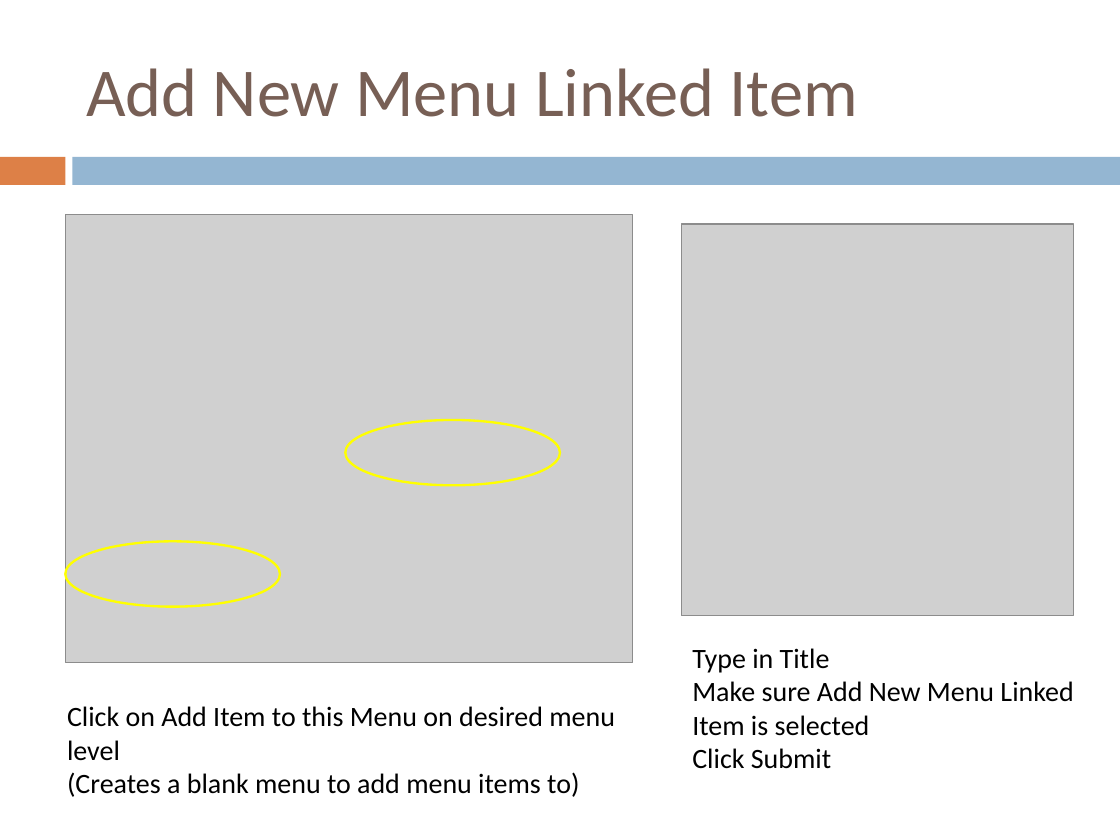
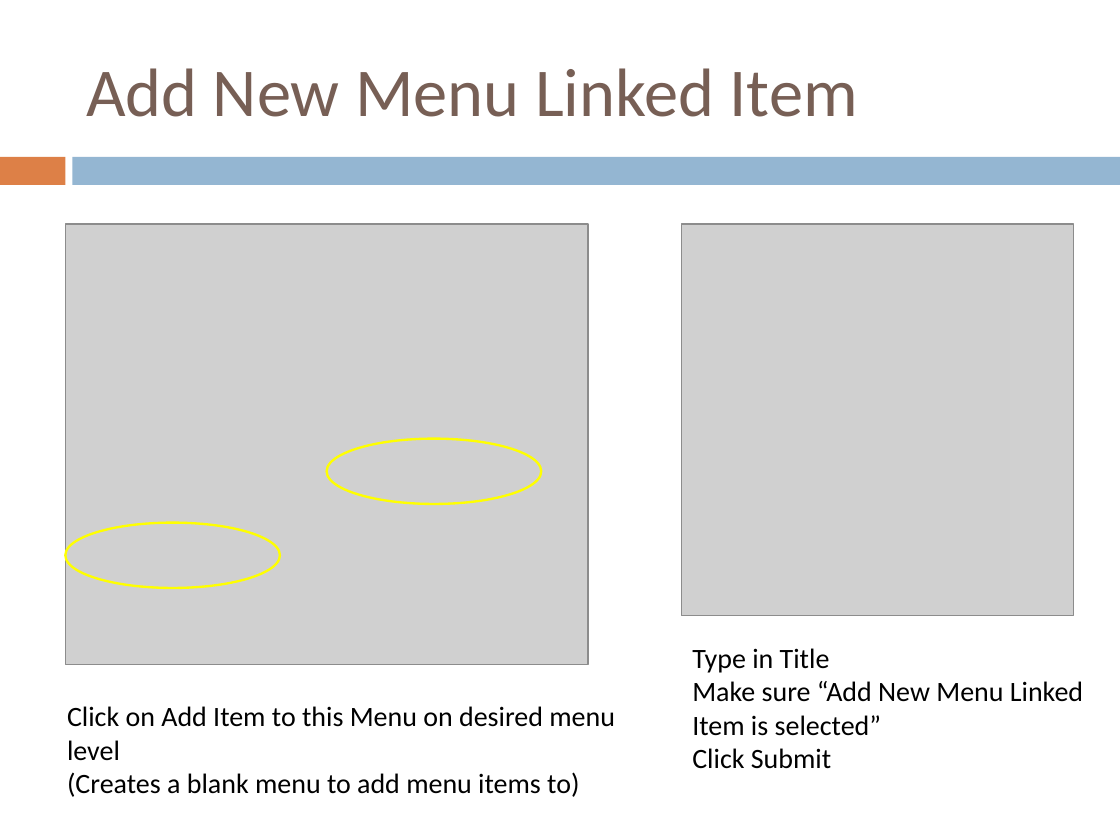
Before and after one commit to anochens/475-Pitt-Health-frontend, a slide deck: slide 7 of data-entry/Data Entry User Guide.pptx. Drawn at 1120x840 pixels with LibreOffice and Linux fonts; fonts in the diff are those of the drawing; grey boxes stand for pictures. Boxes give left, top, right and bottom in pixels: in the first picture for what was removed or moved away, otherwise in the second. Text is boxed around its words. In the diff, an @@ line names an element or a change of style, - is before the commit and + after.

```diff
--- a/data-entry/Data Entry User Guide.pptx
+++ b/data-entry/Data Entry User Guide.pptx
@@ picture resized from (x1=65, y1=215, x2=633, y2=663) to (x1=65, y1=224, x2=588, y2=664) @@
@@ ellipse moved from (x1=345, y1=420, x2=560, y2=485) to (x1=327, y1=439, x2=542, y2=504) @@
@@ ellipse moved from (x1=65, y1=541, x2=280, y2=606) to (x1=65, y1=523, x2=280, y2=588) @@
@@ text at (x1=692, y1=681, x2=1083, y2=736): text changed @@
-Make sure Add New Menu Linked Item is selected
+Make sure “Add New Menu Linked Item is selected”
```
Also in this commit, not shown: 7 other slides changed, 2 other files.
